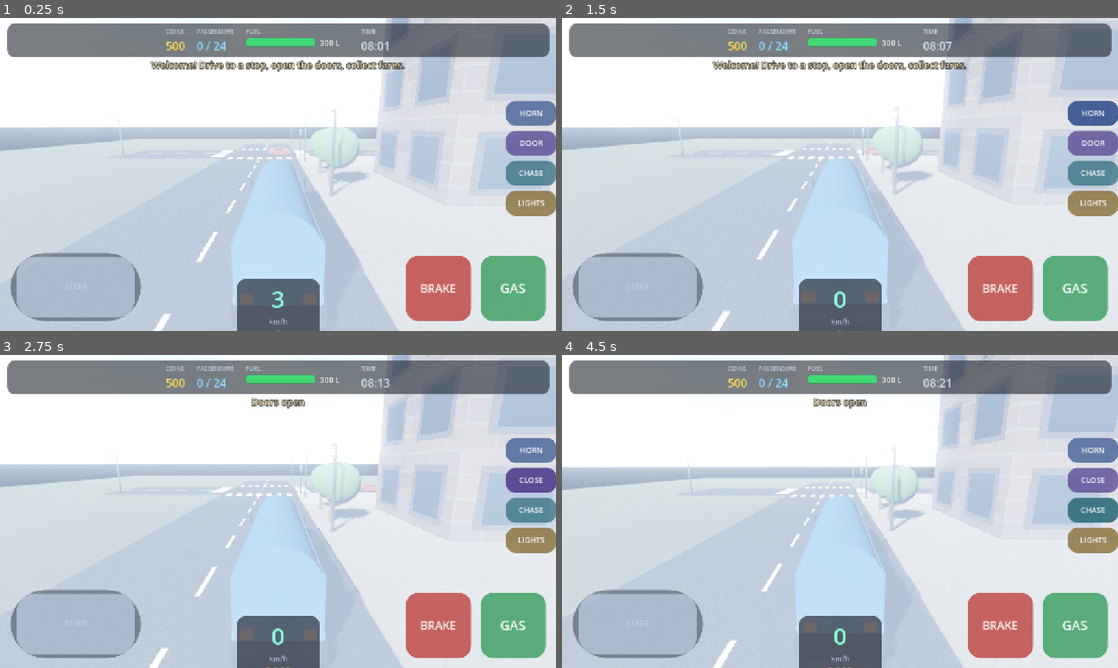
Above: before the commit, frames 1-4 (two rows, left to right).
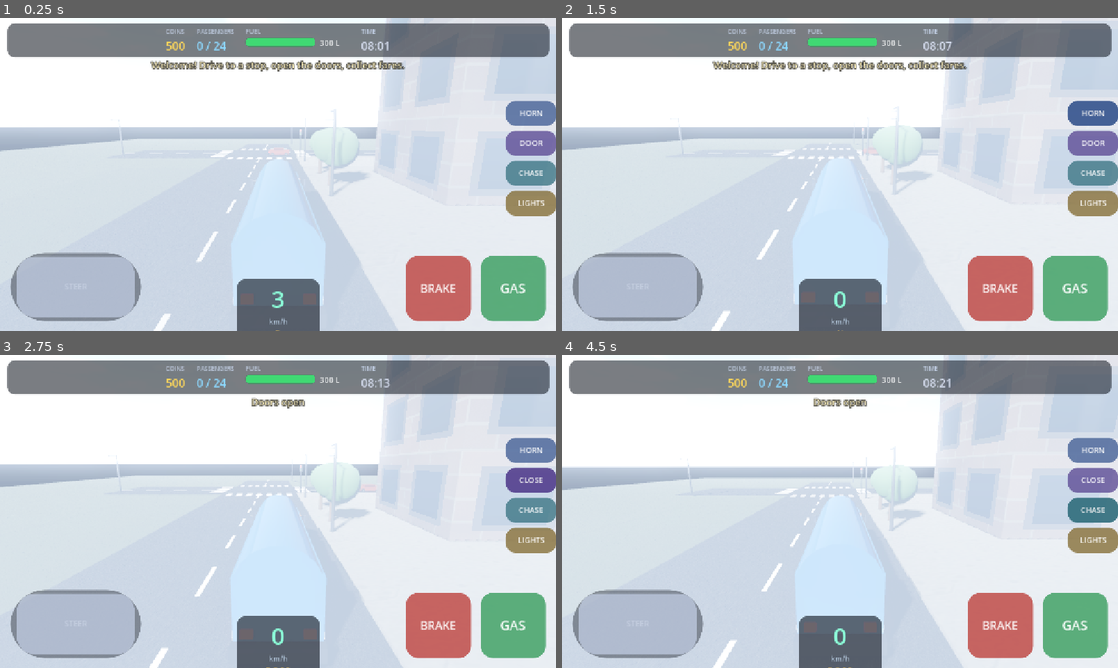
Above: after the commit, the same moments.

Repository: CoderProntae/BusSimulatorUltra
Game: Godot game, scene res://scenes/Main.tscn
The game is run twice, just before and just after one commit, with the same random seed, the same clock (stepped at 60 frames per second) and the same inputs.
Inputs (mouse positions are in pixels of both pictures, inside the frame that each line leads up to):
- Up to frame 1 (0.25 s): no input
- Up to frame 2 (1.5 s): move the mouse to (962, 158) at 0.52 s; hold D (steer_right) 0.53-1.25 s; hold H (horn) 0.53-1.25 s; click (962, 158) at 0.67 s; click "HORN" at 1.25 s
- Up to frame 3 (2.75 s): click "DOOR" at 2 s
- Up to frame 4 (4.5 s): click "CHASE" at 2.75 s; click "INTERIOR" at 3.5 s; click "TOP" at 4.25 s

The runs differ from the first frame. In frame 1, 0.6% of the frame differs, in the area x 45-78%, y 0-70%; in frame 2, 0.7%, in the area x 45-82%, y 0-70%; in frame 3, 0.7%; in frame 4, 0.7%.

Commit message:
fix: mobile render corruption (static/noise over all 3D surfaces)
The APK rendered heavy crawling static over every 3D surface while the
sky and the HUD stayed clean - the classic signature of post-processing
effects sampling undefined buffers (sky has no depth, so it is spared).

Root cause: project.godot forced rendering_method.mobile="forward_plus"
and the WorldEnvironment enabled effects the mobile path cannot provide.
Per the Godot renderer feature comparison:
  Volumetric Fog - Mobile: NO, Compatibility: NO
  SSR            - Mobile: NO, Compatibility: NO
  SSIL           - Mobile: NO, Compatibility: NO
  SSAO           - Mobile: NO, Compatibility: yes
The docs also state Forward+ on mobile is "supported, but poorly
optimized - use Mobile or Compatibility instead".

Changes:
- rendering_method.mobile = "mobile" (desktop stays forward_plus)
- disable ssr / ssao / volumetric fog in World.tscn, compensate with
  stronger depth fog so distance cues are preserved
- day_night_cycle now drives depth fog and only touches volumetric fog
  when it is actually enabled
- ReflectionProbe: UPDATE_ALWAYS -> UPDATE_ONCE, repositioned at most
  every 1.5 s after a 12 m move (per-frame re-bake is very costly and a
  known source of mobile artifacts)
- msaa_3d.mobile = 0
- runtime guard _apply_renderer_safe_graphics() disables Forward+-only
  effects and tightens shadow bias/range if the device falls back
- window_grid.gdshader: highp on the hash to stop mediump speckling
  (used the documented per-variable modifier; a bare 'precision highp
  float;' statement and 'render_mode highp' are NOT valid in 4.4)

Co-authored-by: arena-agent <297053741+arena-agent@users.noreply.github.com>

Diff:
--- a/res/project.godot
+++ b/res/project.godot
@@ -85,8 +85,10 @@
 [rendering]
 
 renderer/rendering_method="forward_plus"
-renderer/rendering_method.mobile="forward_plus"
+renderer/rendering_method.mobile="mobile"
 textures/vram_compression/import_etc2_astc=true
 lights_and_shadows/directional_shadow/soft_shadow_filter_quality=2
 anti_aliasing/quality/msaa_3d=1
+anti_aliasing/quality/msaa_3d.mobile=0
+scaling_3d/scale=1.0
 environment/defaults/default_clear_color=Color(0.42, 0.58, 0.75, 1)
--- a/res/scenes/World.tscn
+++ b/res/scenes/World.tscn
@@ -19,11 +19,11 @@
 tonemap_mode = 3
 tonemap_exposure = 1.0
 tonemap_white = 6.0
-ssr_enabled = true
+ssr_enabled = false
 ssr_max_steps = 32
 ssr_fade_in = 0.15
 ssr_fade_out = 2.0
-ssao_enabled = true
+ssao_enabled = false
 ssao_radius = 1.4
 ssao_intensity = 2.2
 ssao_power = 1.6
@@ -38,11 +38,11 @@
 fog_enabled = true
 fog_light_color = Color(0.68, 0.76, 0.88, 1)
 fog_light_energy = 1.0
-fog_density = 0.0025
+fog_density = 0.004
 fog_sky_affect = 0.35
 fog_height = 40.0
-fog_height_density = 0.02
-volumetric_fog_enabled = true
+fog_height_density = 0.03
+volumetric_fog_enabled = false
 volumetric_fog_density = 0.02
 volumetric_fog_albedo = Color(0.92, 0.95, 1, 1)
 volumetric_fog_emission_energy = 0.4
--- a/res/scripts/day_night_cycle.gd
+++ b/res/scripts/day_night_cycle.gd
@@ -141,7 +141,10 @@
 			pano.energy_multiplier = lerpf(0.06, 1.0, day_amount)
 
 	env.fog_light_color = Color(0.10, 0.14, 0.24).lerp(Color(0.72, 0.80, 0.92), day_amount)
-	env.volumetric_fog_density = lerpf(0.028, 0.018, day_amount)
+	# Depth fog only: volumetric fog is unsupported on the Mobile renderer.
+	env.fog_density = lerpf(0.006, 0.004, day_amount)
+	if env.volumetric_fog_enabled:
+		env.volumetric_fog_density = lerpf(0.028, 0.018, day_amount)
 	env.glow_intensity = lerpf(1.1, 0.55, day_amount)
 
 
--- a/res/scripts/main.gd
+++ b/res/scripts/main.gd
@@ -24,6 +24,7 @@
 	_spawn_camera()
 	_spawn_hud()
 	_spawn_reflection_probe()
+	_apply_renderer_safe_graphics()
 
 	if GameState != null:
 		GameState.reset()
@@ -123,7 +124,9 @@
 	probe.origin_offset = Vector3(0.0, 0.0, 0.0)
 	probe.intensity = 1.0
 	probe.max_distance = 160.0
-	probe.update_mode = ReflectionProbe.UPDATE_ALWAYS
+	# UPDATE_ALWAYS re-renders the probe every frame, which is far too costly
+	# on mobile GPUs (a common source of tiling/corruption artifacts).
+	probe.update_mode = ReflectionProbe.UPDATE_ONCE
 	probe.interior = false
 	probe.enable_shadows = false
 	probe.ambient_mode = ReflectionProbe.AMBIENT_ENVIRONMENT
@@ -132,9 +135,79 @@
 	probe.global_position = bus.global_position + Vector3(0.0, 6.0, 0.0)
 
 
-func _physics_process(_delta: float) -> void:
-	if _probe != null and is_instance_valid(_probe) and bus != null and is_instance_valid(bus):
-		_probe.global_position = bus.global_position + Vector3(0.0, 6.0, 0.0)
+var _probe_accum: float = 0.0
+
+
+func _physics_process(delta: float) -> void:
+	# Move the probe with the bus, but only every ~1.5 s and only after a real
+	# displacement, so the (expensive) re-bake does not run every frame.
+	if _probe == null or not is_instance_valid(_probe):
+		return
+	if bus == null or not is_instance_valid(bus):
+		return
+	_probe_accum += delta
+	if _probe_accum < 1.5:
+		return
+	_probe_accum = 0.0
+	var target: Vector3 = bus.global_position + Vector3(0.0, 6.0, 0.0)
+	if _probe.global_position.distance_to(target) < 12.0:
+		return
+	_probe.global_position = target
+
+
+func _apply_renderer_safe_graphics() -> void:
+	## Some post-processing effects are NOT supported outside the Forward+
+	## renderer. Leaving them on for the Mobile / Compatibility renderers makes
+	## phone GPUs sample undefined buffers, which shows up as heavy static /
+	## "ants" crawling over every 3D surface (the sky stays clean because it
+	## has no depth). Godot docs, renderer feature comparison:
+	##   Volumetric Fog  - Mobile: NO,  Compatibility: NO
+	##   SSR             - Mobile: NO,  Compatibility: NO
+	##   SSIL            - Mobile: NO,  Compatibility: NO
+	##   SSAO            - Mobile: NO,  Compatibility: yes
+	if world == null or not is_instance_valid(world):
+		return
+
+	var method: String = str(
+		ProjectSettings.get_setting("rendering/renderer/rendering_method", "forward_plus")
+	)
+	if OS.has_feature("mobile") or OS.has_feature("web"):
+		method = str(
+			ProjectSettings.get_setting("rendering/renderer/rendering_method.mobile", method)
+		)
+	var is_forward_plus: bool = method == "forward_plus"
+	if is_forward_plus:
+		return
+
+	var env_node: Node = world.find_child("WorldEnvironment", true, false)
+	if env_node == null or not (env_node is WorldEnvironment):
+		return
+	var env: Environment = (env_node as WorldEnvironment).environment
+	if env == null:
+		return
+
+	env.ssr_enabled = false
+	env.ssil_enabled = false
+	env.volumetric_fog_enabled = false
+	if method != "gl_compatibility":
+		env.ssao_enabled = false
+
+	# Depth fog works on every renderer: use it to keep the sense of distance.
+	env.fog_enabled = true
+
+	# Tighter shadow range = better depth precision = no shadow acne shimmer.
+	var sun: Node = world.find_child("Sun", true, false)
+	if sun != null and sun is DirectionalLight3D:
+		var light: DirectionalLight3D = sun as DirectionalLight3D
+		light.directional_shadow_max_distance = 120.0
+		light.shadow_bias = 0.06
+		light.shadow_normal_bias = 2.0
+		light.light_angular_distance = 0.0
+
+	if _probe != null and is_instance_valid(_probe):
+		_probe.intensity = 0.7
+
+	print("Graphics: renderer=" + method + " -> disabled Forward+ only effects")
 
 
 func _safe_scene(path: String) -> PackedScene:
--- a/res/shaders/window_grid.gdshader
+++ b/res/shaders/window_grid.gdshader
@@ -22,10 +22,12 @@
 uniform float wall_texture_mix : hint_range(0.0, 1.0) = 0.0;
 uniform vec3 wall_uv_scale = vec3(2.0, 2.0, 1.0);
 
+// "highp" per-variable modifiers (documented GDShader syntax): mobile GPUs may
+// otherwise run this hash at mediump, which speckles large facades.
 float hash21(vec2 p) {
-	p = fract(p * vec2(233.34, 851.73));
-	p += dot(p, p + 23.45);
-	return fract(p.x * p.y);
+	highp vec2 q = fract(p * vec2(233.34, 851.73));
+	q += dot(q, q + 23.45);
+	return fract(q.x * q.y);
 }
 
 float noise21(vec2 p) {
